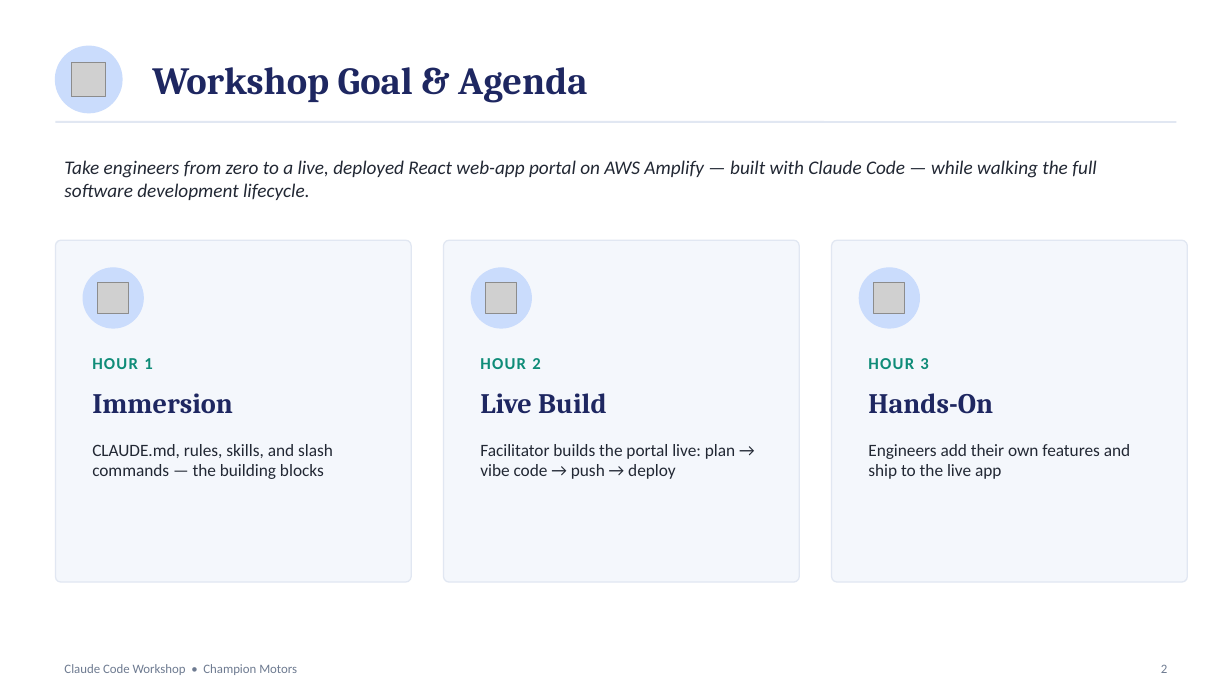
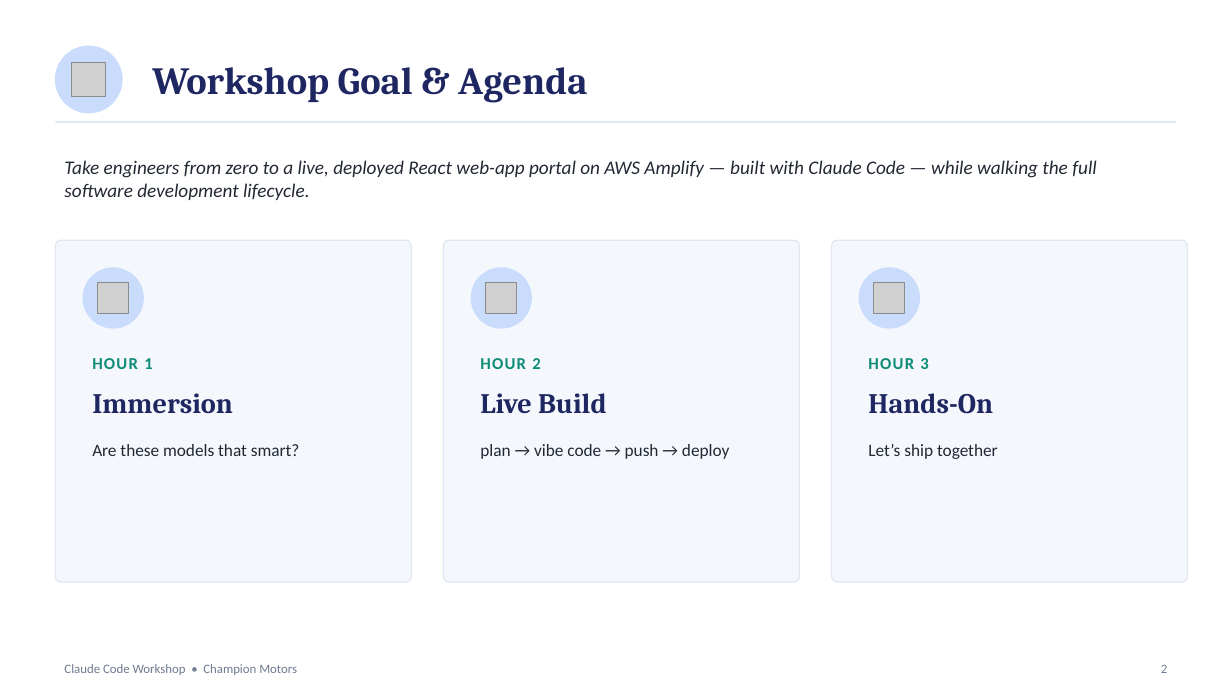
Before and after one commit to galiData/champion-motors, a slide deck: slide 2 of docs/workshop/Champion_Motors_Claude_Code_Workshop_Deck.pptx. Drawn at 1232x693 pixels with LibreOffice and Linux fonts; fonts in the diff are those of the drawing; grey boxes stand for pictures. Boxes give left, top, right and bottom in pixels: in the first picture for what was removed or moved away, otherwise in the second. Text is boxed around its words. In the diff, an @@ line names an element or a change of style, - is before the commit and + after.

```diff
--- a/docs/workshop/Champion_Motors_Claude_Code_Workshop_Deck.pptx
+++ b/docs/workshop/Champion_Motors_Claude_Code_Workshop_Deck.pptx
@@ text at (x1=92, y1=444, x2=300, y2=456): text changed @@
-CLAUDE.md, rules, skills, and slash commands — the building blocks
+Are these models that smart?
@@ text at (x1=480, y1=444, x2=729, y2=459): text changed @@
-Facilitator builds the portal live: plan → vibe code → push → deploy
+plan → vibe code → push → deploy
@@ text at (x1=868, y1=444, x2=998, y2=459): text changed @@
-Engineers add their own features and ship to the live app
+Let’s ship together
```
Also in this commit, not shown: 2 other slides changed, 1 slide added.
